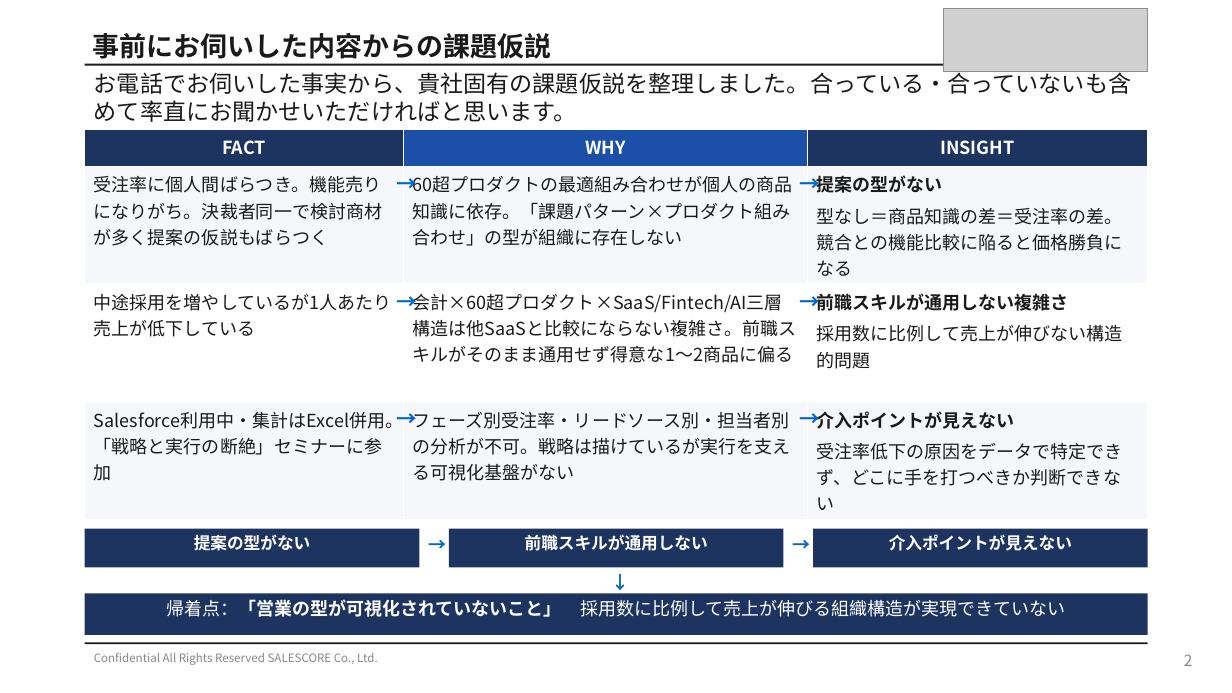
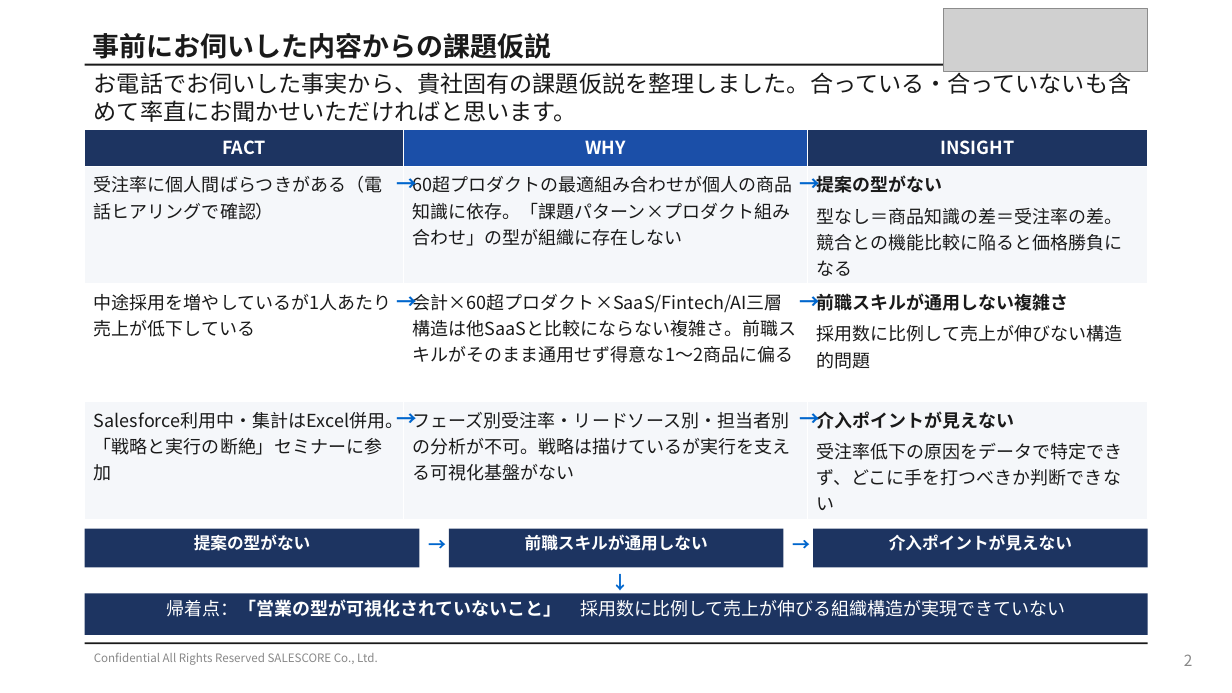
Before and after one commit to shintanagami-netizen/-, a slide deck: slide 2 of slides_p10_p12.pptx. Drawn at 1232x693 pixels with LibreOffice and Linux fonts; fonts in the diff are those of the drawing; grey boxes stand for pictures. Boxes give left, top, right and bottom in pixels: in the first picture for what was removed or moved away, otherwise in the second. Text is boxed around its words. In the diff, an @@ line names an element or a change of style, - is before the commit and + after.

```diff
--- a/slides_p10_p12.pptx
+++ b/slides_p10_p12.pptx
@@ table at [85,129,1148,519] @@
-row 2, column 1: 受注率に個人間ばらつき。機能売りになりがち。決裁者同一で検討商材が多く提案の仮説もばらつく
+row 2, column 1: 受注率に個人間ばらつきがある（電話ヒアリングで確認）
```
Also in this commit, not shown: 1 other file.
